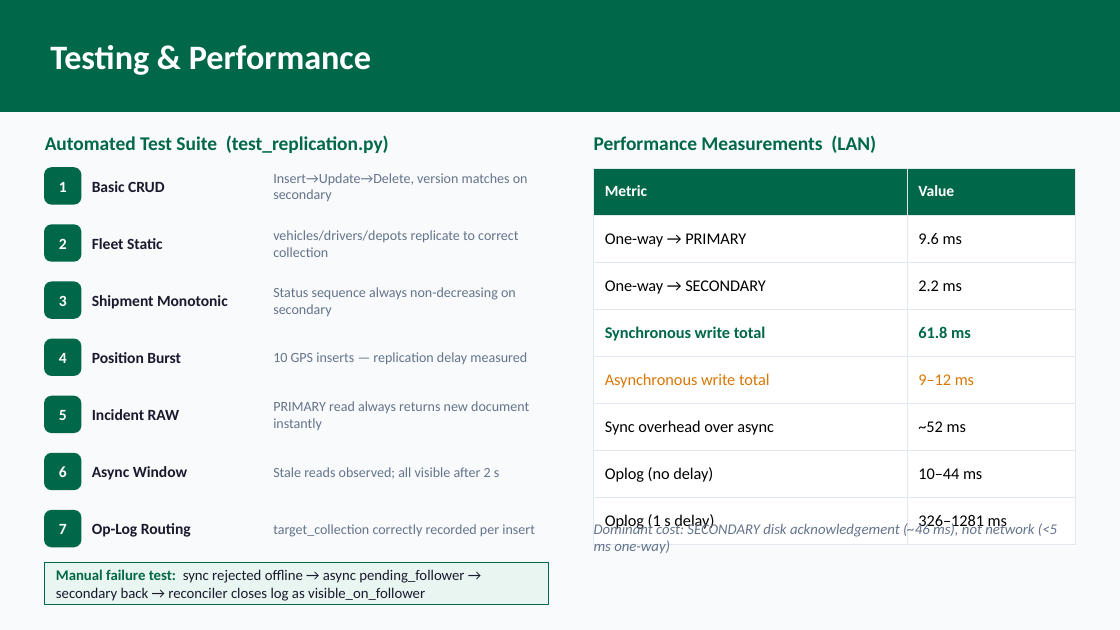
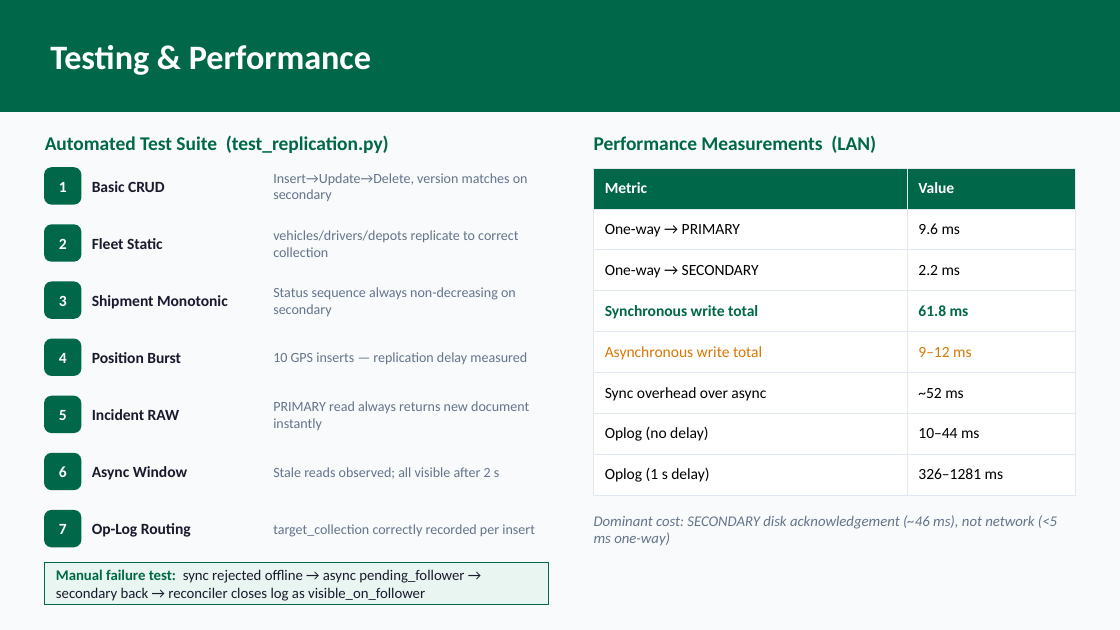
Before and after one commit to mertkarahan955/ceng465_project, a slide deck: slide 9 of presentation/report_presentation.pptx. Drawn at 1120x630 pixels with LibreOffice and Linux fonts; fonts in the diff are those of the drawing. Boxes give left, top, right and bottom in pixels: in the first picture for what was removed or moved away, otherwise in the second. Text is boxed around its words. In the diff, an @@ line names an element or a change of style, - is before the commit and + after.

```diff
--- a/presentation/report_presentation.pptx
+++ b/presentation/report_presentation.pptx
@@ table at [594,168,1075,504] @@
@@ size 10.5 to 10 pt @@
@@ text "Dominant cost: SECONDARY disk acknowledgement ...": place and size @@
-text "Dominant cost: SECONDARY disk acknowledgement ..." at [594,521,1057,554]
+text "Dominant cost: SECONDARY disk acknowledgement ..." at [594,515,1057,546]
```
Also in this commit, not shown: 2 other slides changed, 1 slide added, 1 slide removed, 12 other files.
